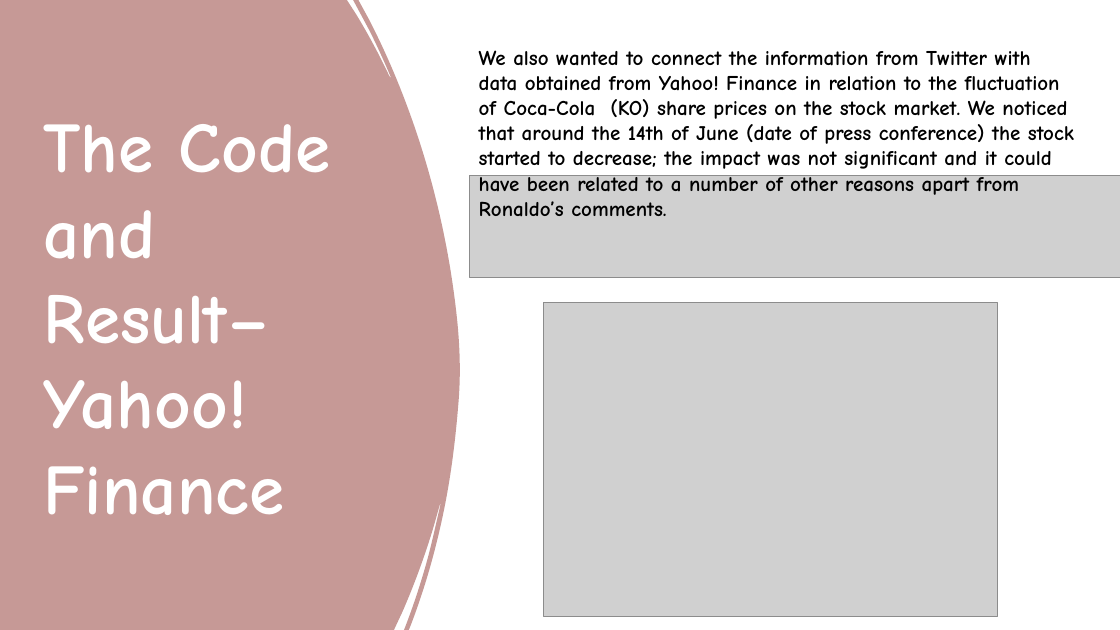
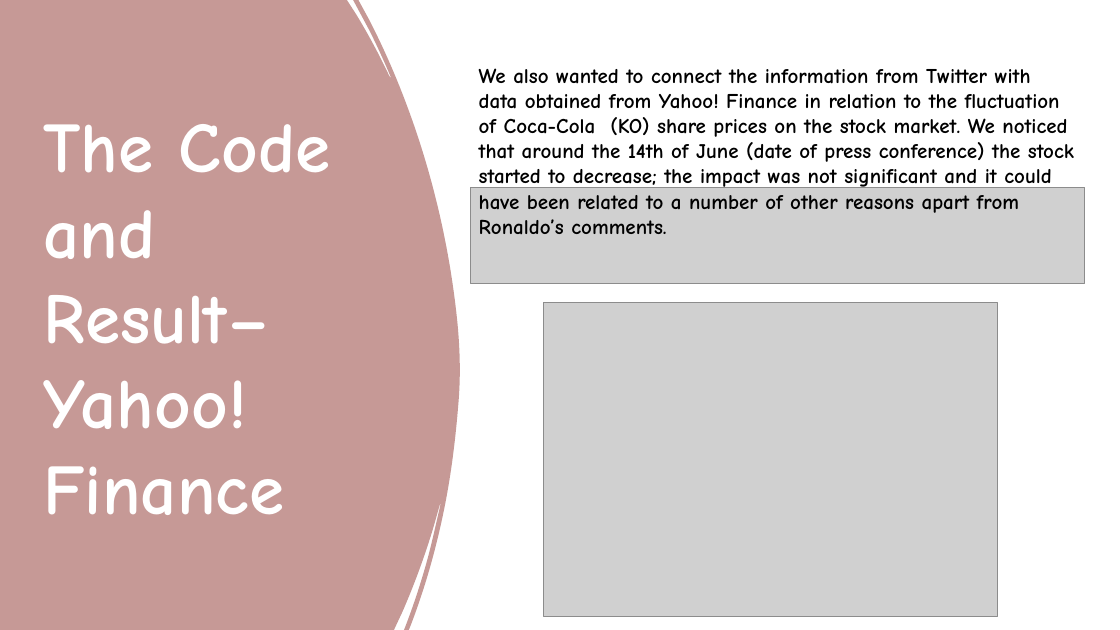
Before and after one commit to ionais/SentimentAnalysis, a slide deck: slide 17 of 20211215_ResearchMethodsProject_SentimentAnalysis_CocaCola.pptx. Drawn at 1120x630 pixels with LibreOffice and Linux fonts; fonts in the diff are those of the drawing; grey boxes stand for pictures. Boxes give left, top, right and bottom in pixels: in the first picture for what was removed or moved away, otherwise in the second. Text is boxed around its words. In the diff, an @@ line names an element or a change of style, - is before the commit and + after.

Commit message:
Update 20211215_ResearchMethodsProject_SentimentAnalysis_CocaCola.pptx
Updated pptx

```diff
--- a/20211215_ResearchMethodsProject_SentimentAnalysis_CocaCola.pptx
+++ b/20211215_ResearchMethodsProject_SentimentAnalysis_CocaCola.pptx
@@ text "We also wanted to connect ...": place and size @@
-text "We also wanted to connect ..." at (479, 50, 1074, 216)
+text "We also wanted to connect ..." at (479, 68, 1074, 234)
@@ picture: place and size @@
-picture at (470, 176, 1120, 277)
+picture at (471, 187, 1085, 284)
```
Also in this commit, not shown: 17 other slides changed.
